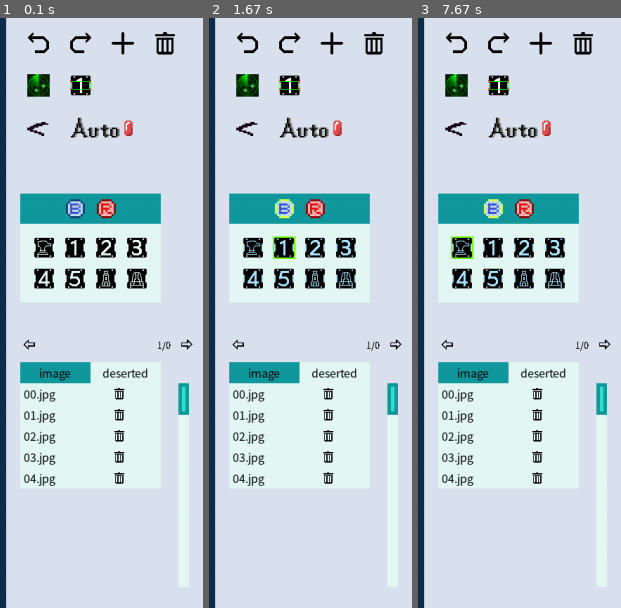
Above: before the commit, frames 1-3 (left to right).
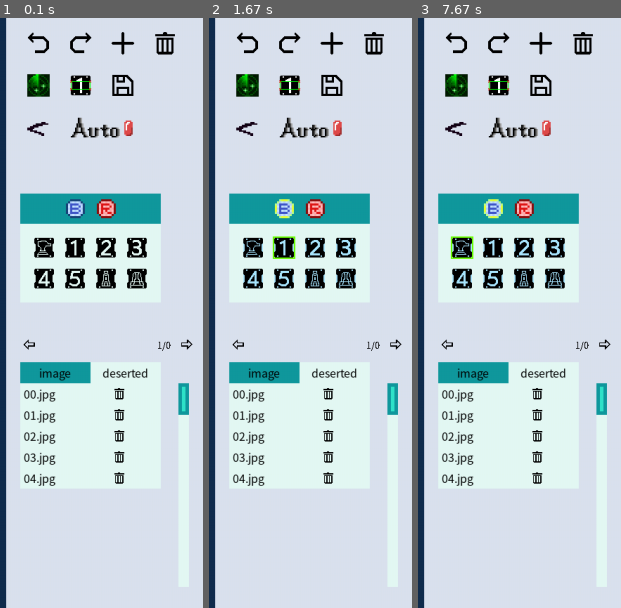
Above: after the commit, the same moments.

Repository: EclidFundgue/PyLabelRoboMaster
Game: pygame game, started from start.py
Two runs of this game, one before a commit and one after it. Both use one fixed random seed, a clock stepped at 60 frames per second and the inputs below.
Inputs (mouse positions are in pixels of both pictures, inside the frame that each line leads up to):
- Up to frame 1 (0.1 s): no input
- Up to frame 2 (1.67 s): tap 1 at 0.33 s; press the mouse at (312, 313) at 0.7 s; move the mouse to (outside the picture) at 0.8 s; release the mouse at (outside the picture) at 0.93 s
- Up to frame 3 (7.67 s): click (454, 248) at 7.55 s

The runs differ from the first frame. In frame 1, 0.3% of the frame differs, in the area x 55-67%, y 9-14%; in frame 2, 0.3%; in frame 3, 0.3%.

Commit message:
add save button

Diff:
--- a/config/image_path.json
+++ b/config/image_path.json
@@ -40,6 +40,8 @@
         "redo_pressed": "buttons/bush_gemer_pressed.png",
         "restore": "buttons/undo.png",
         "restore_confirmed": "buttons/undo_confirmed.png",
+        "save": "buttons/save.png",
+        "save_pressed": "buttons/save_pressed.png",
         "search": "buttons/search.png",
         "search_pressed": "buttons/search_pressed.png"
     },
--- a/src/components/toolbar.py
+++ b/src/components/toolbar.py
@@ -24,6 +24,7 @@
             on_redo: Callable[[], None] = None,
             on_find: Callable[[], None] = None,
             on_correct: Callable[[], None] = None,
+            on_save: Callable[[], None] = None,
             on_switch_preproc: Callable[[bool], None] = None,
             on_switch_auto: Callable[[bool], None] = None,
             on_type_change: Callable[[int], None] = None,
@@ -41,6 +42,7 @@
         rect_redo = (32, 32, 90, 20) # (0, 1)
         rect_find = (32, 32, 30, 80) # (1, 0)
         rect_correct = (32, 32, 90, 80) # (1, 1)
+        rect_save = (32, 32, 150, 80) # (1, 2)
         rect_preproc = (32, 32, 30, 140) # (2, 0)
         rect_auto = (96, 32, 90, 140) # (2, 1)
 
@@ -84,6 +86,14 @@
             cursor_change=True
         )
         self.addChild(self.btn_find)
+
+        self.btn_save = Button(*rect_save,
+            img_loader['button']['save'],
+            img_loader['button']['save_pressed'],
+            on_press=getCallable(on_save),
+            cursor_change=True
+        )
+        self.addChild(self.btn_save)
 
         self.btn_correct = Button(*rect_correct,
             img_loader['button']['correct'],
@@ -142,6 +152,7 @@
         self.btn_redo = None
         self.btn_find = None
         self.btn_correct = None
+        self.btn_save = None
         self.swch_preproc = None
         self.swch_auto = None
 
--- a/src/main.py
+++ b/src/main.py
@@ -38,6 +38,7 @@
             on_redo=self.toolbar_onRedo,
             on_find=self.toolbar_onFind,
             on_correct=self.toolbar_onCorrect,
+            on_save=self.toolbar_onSave,
             on_switch_preproc=self.toolbar_onSwitchPreproc,
             on_switch_auto=self.toolbar_onSwitchAuto,
             on_type_change=self.toolbar_onTypeChange,
@@ -152,6 +153,9 @@
     def toolbar_onCorrect(self) -> None:
         self.label_controller.correct()
 
+    def toolbar_onSave(self) -> None:
+        self.label_controller.save()
+
     def toolbar_onSwitchPreproc(self, state: bool) -> None:
         self.label_controller.switchPreprocess(state)
 
Binary file added: resources/buttons/save.png
Binary file added: resources/buttons/save_pressed.png
